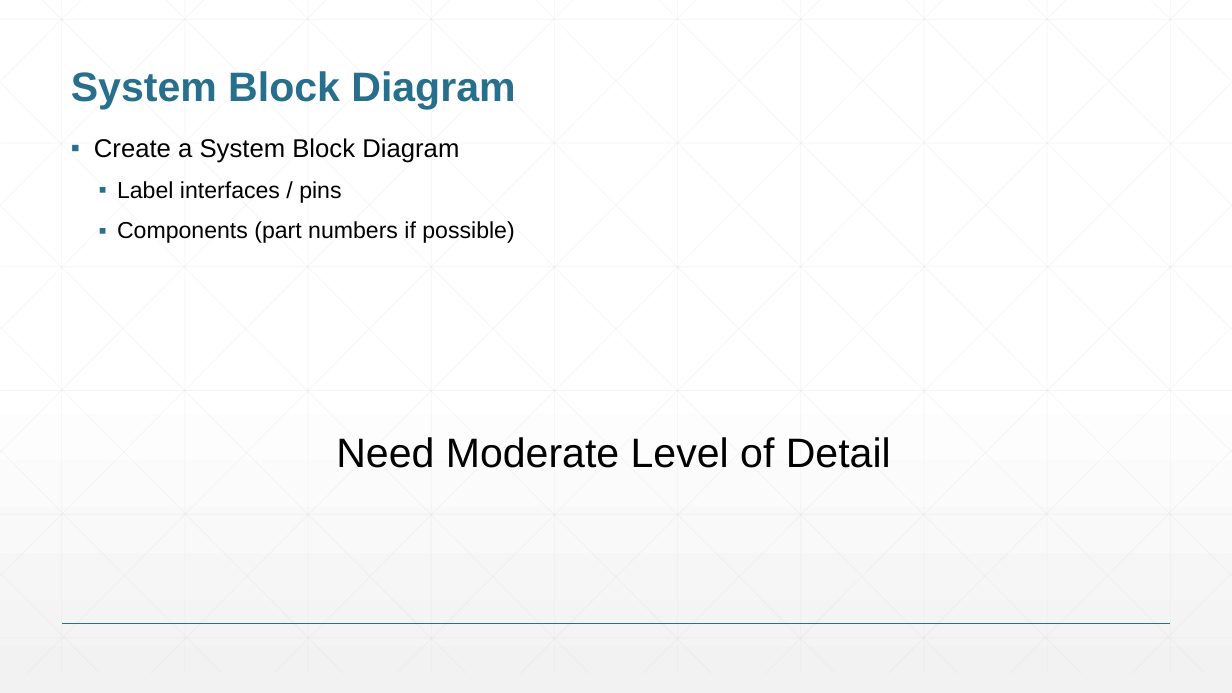
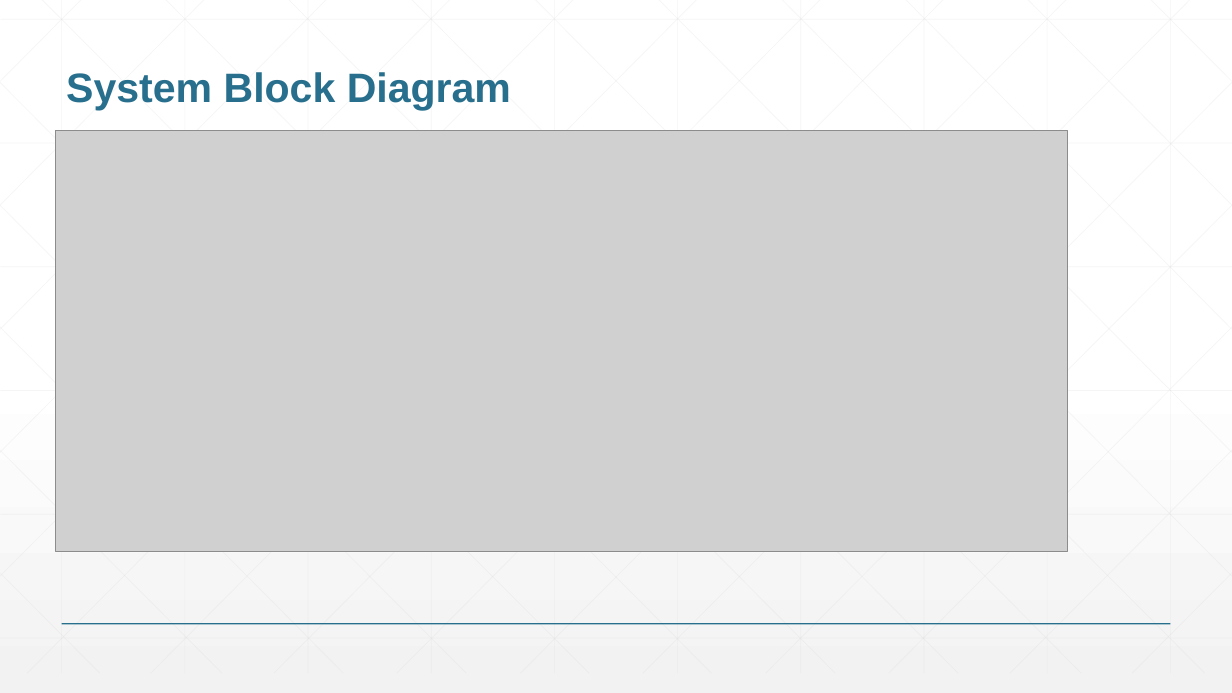
Before and after one commit to sahana-p10/ENGI301, a slide deck: slide 3 of project_01/docs/Prasanna_ENGI301_project_01_proposal.pptx. Drawn at 1232x693 pixels with LibreOffice and Linux fonts; fonts in the diff are those of the drawing; grey boxes stand for pictures. Boxes give left, top, right and bottom in pixels: in the first picture for what was removed or moved away, otherwise in the second. Text is boxed around its words. In the diff, an @@ line names an element or a change of style, - is before the commit and + after.

```diff
--- a/project_01/docs/Prasanna_ENGI301_project_01_proposal.pptx
+++ b/project_01/docs/Prasanna_ENGI301_project_01_proposal.pptx
@@ title "System Block Diagram" at box(66, 72, 511, 110): text colour #276F8B to #276F8C @@
@@ picture added at box(55, 131, 1067, 552) @@
@@ text removed at box(94, 138, 514, 243) @@
-▪ Create a System Block Diagram
-  ▪ Label interfaces / pins
-  ▪ Components (part numbers if possible)
@@ text removed at box(336, 437, 891, 468) @@
-Need Moderate Level of Detail
```
Also in this commit, not shown: 3 other slides changed, 1 slide added, 2 slides removed.
